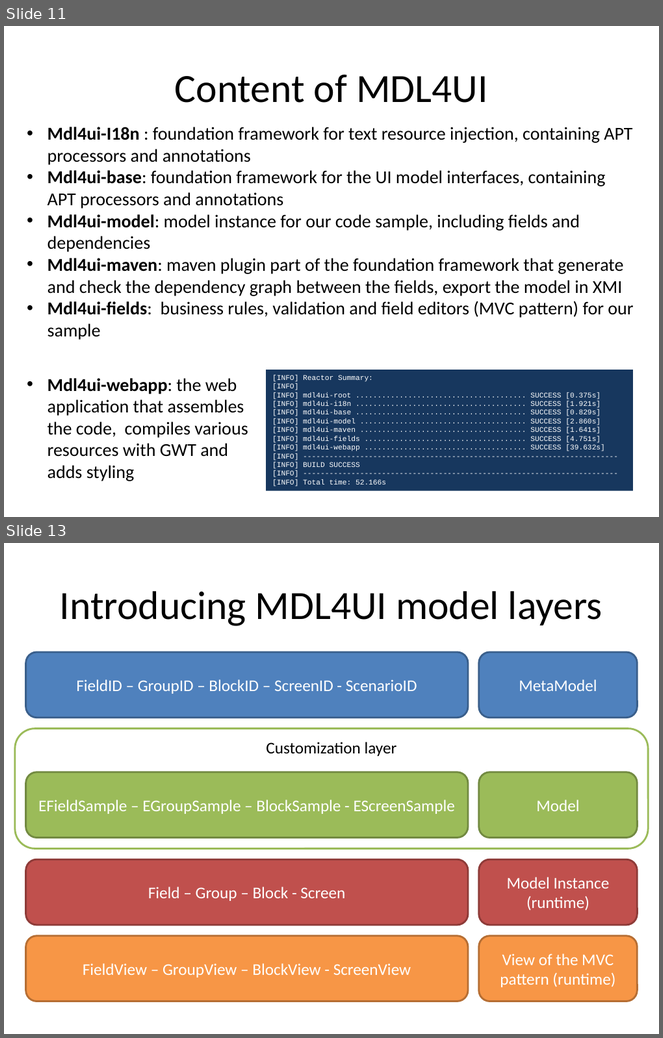
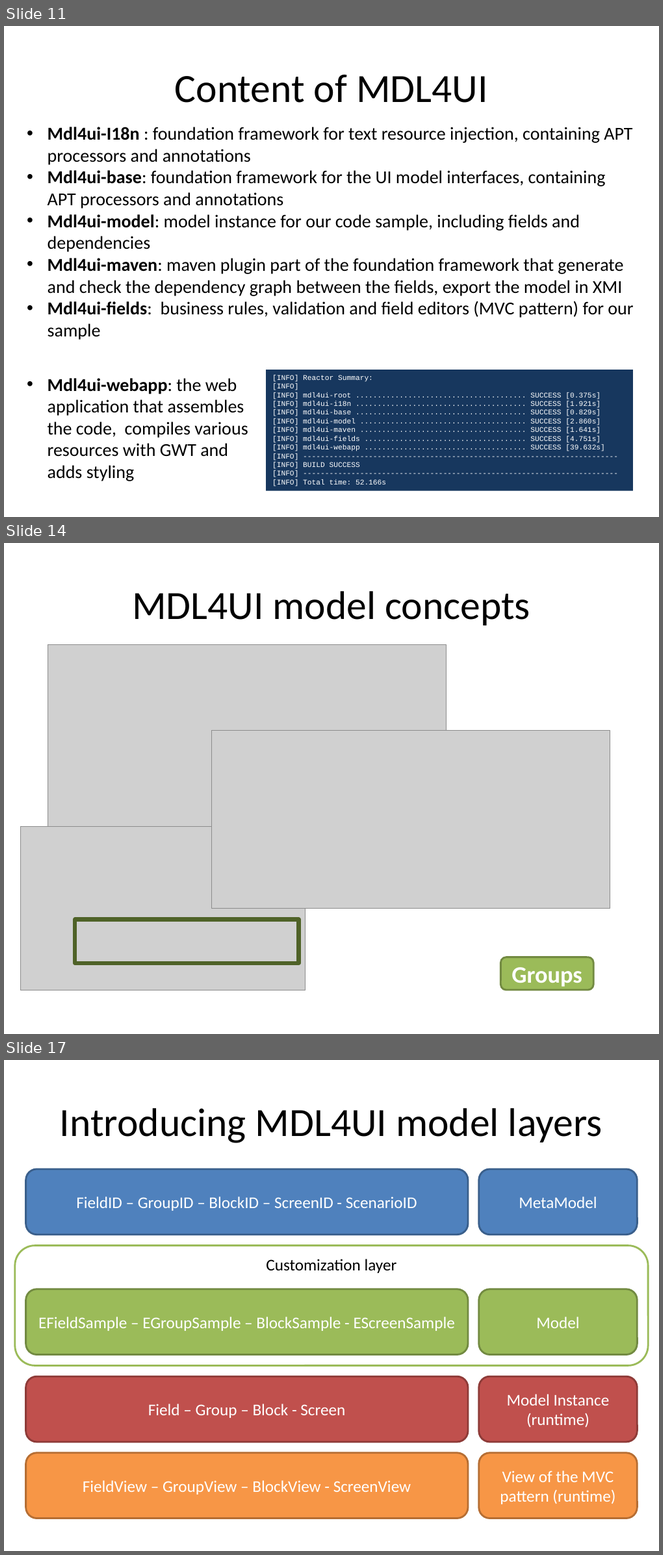
Before and after one commit to lesfurets/mdl4ui, a slide deck: mdl4ui-docs/mdl4ui_cg2013.pptx. Shown one above the other, each under a label of ours: slides 11 and 13 before the commit, slides 11, 14 and 17 after it; the slides between them are not shown. The pictures are 663x1038 and 663x1555 pixels, drawn with LibreOffice and Linux fonts; fonts in the diff are those of the drawing; grey boxes stand for pictures. Boxes give left, top, right and bottom in pixels: in the first picture for what was removed or moved away, otherwise in the second. Text is boxed around its words. In the diff, an @@ line names an element or a change of style, - is before the commit and + after.

```diff
--- a/mdl4ui-docs/mdl4ui_cg2013.pptx
+++ b/mdl4ui-docs/mdl4ui_cg2013.pptx
@@ slide 14 added at box(4, 543, 659, 1034), background #FFFFFF @@
@@ title added at box(132, 591, 530, 626), 44 pt, text #000000 @@
+MDL4UI model concepts
@@ picture added at box(48, 644, 446, 847) @@
@@ picture added at box(212, 730, 610, 908) @@
@@ picture added at box(20, 826, 306, 990) @@
@@ rectangle added at box(75, 920, 299, 964), outline #4F6228 4.5 pt @@
@@ rounded rectangle added at box(501, 958, 594, 990), fill #9BBB59, outline #738A42 2 pt, 26 pt, text #FFFFFF, bold @@
+Groups
@@ what was slide 13 is now slide 17 @@
```
Also in this commit, not shown: 7 slides changed, 4 other slides added.
